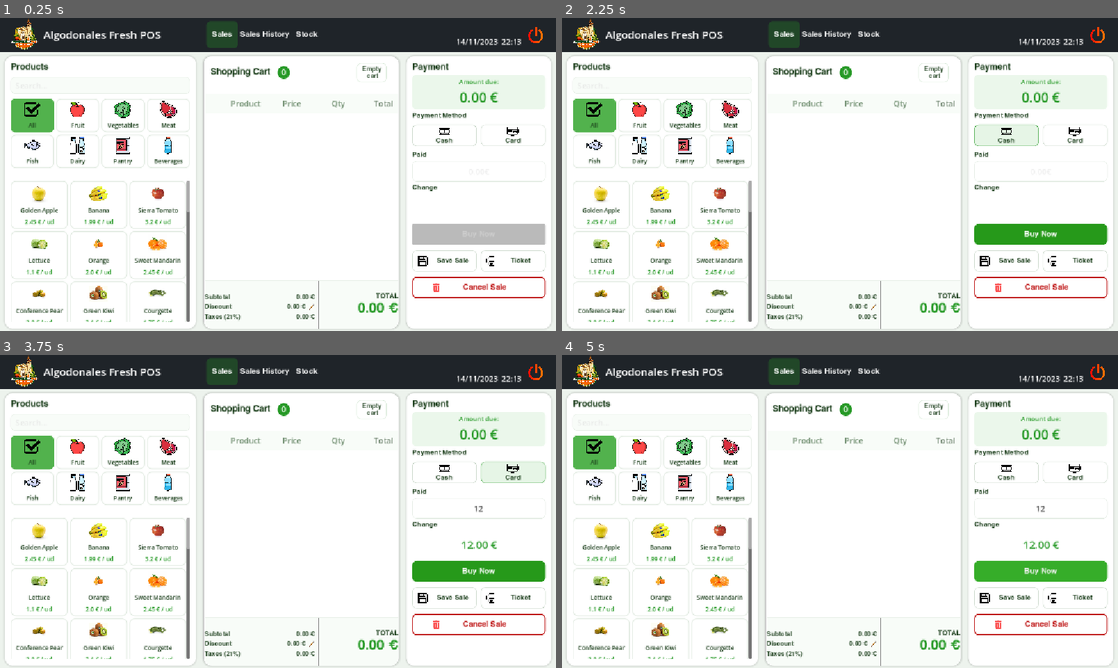
Above: before the commit, frames 1-4 (two rows, left to right).
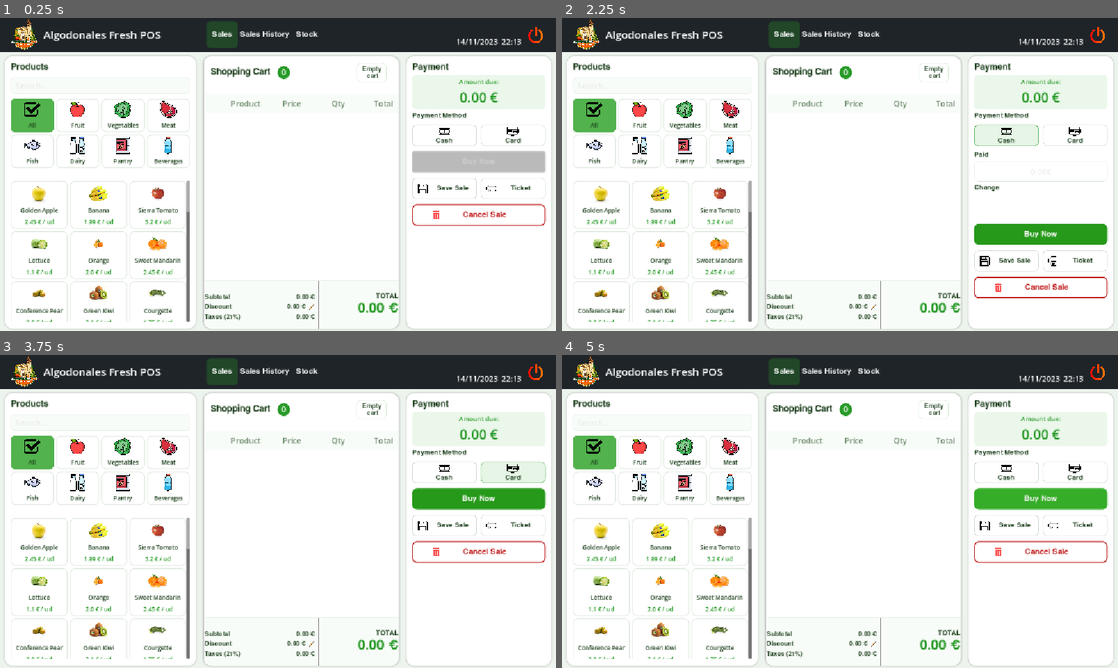
Above: after the commit, the same moments.

Repository: fersaezl/Algodonales-Fresh-POS
Game: Godot game, scene res://Scenes/MainPos.tscn
Same seed, same stepped clock (60 frames per second), same inputs: the game is played once before the commit and once after it. The project has no main scene, so this scene is started directly.
Inputs (mouse positions are in pixels of both pictures, inside the frame that each line leads up to):
- Up to frame 1 (0.25 s): no input
- Up to frame 2 (2.25 s): click (662, 86) at 0.52 s; type "12" at 0.6 s; click "Sales" at 1.25 s; click (1006, 136) at 2 s
- Up to frame 3 (3.75 s): click (478, 508) at 2.77 s; type "12" at 2.85 s; click (511, 473) at 3.5 s
- Up to frame 4 (5 s): click "Buy Now" at 4.25 s

The runs differ from the first frame. In frame 1, 4.6% of the frame differs, in the area x 74-99%, y 42-90%; in frame 2, nothing differs; in frame 3, 4.7%; in frame 4, 4.6%.

Commit message:
Hide payment and currency labels in the payment panel. Add logic to show or hide elements depending on the selected payment method.

Diff:
--- a/Scenes/MainPos.tscn
+++ b/Scenes/MainPos.tscn
@@ -578,6 +578,7 @@
 horizontal_alignment = 1
 
 [node name="Paid" type="Label" parent="MarginContainer/MainLayout/MarginContainer/Content/PaymentPanel/MarginContainer/VBoxContainer" unique_id=945572127]
+visible = false
 layout_mode = 2
 theme_override_colors/font_color = Color(0.101960786, 0.23921569, 0.101960786, 1)
 theme_override_fonts/font = ExtResource("2_74tx3")
@@ -585,6 +586,7 @@
 text = "Paid"
 
 [node name="PaidInput" type="LineEdit" parent="MarginContainer/MainLayout/MarginContainer/Content/PaymentPanel/MarginContainer/VBoxContainer" unique_id=1992678989]
+visible = false
 layout_mode = 2
 theme_override_colors/font_color = Color(0.2907203, 0.2907209, 0.29072046, 1)
 theme_override_styles/normal = SubResource("StyleBoxFlat_j8myx")
@@ -592,6 +594,7 @@
 alignment = 1
 
 [node name="Change" type="Label" parent="MarginContainer/MainLayout/MarginContainer/Content/PaymentPanel/MarginContainer/VBoxContainer" unique_id=1825171875]
+visible = false
 layout_mode = 2
 theme_override_colors/font_color = Color(0.101960786, 0.23921569, 0.101960786, 1)
 theme_override_fonts/font = ExtResource("2_74tx3")
@@ -599,6 +602,7 @@
 text = "Change"
 
 [node name="ChangeAmount" type="Label" parent="MarginContainer/MainLayout/MarginContainer/Content/PaymentPanel/MarginContainer/VBoxContainer" unique_id=450810303]
+visible = false
 custom_minimum_size = Vector2(0, 45)
 layout_mode = 2
 theme_override_colors/font_color = Color(0.14901961, 0.6, 0.14901961, 1)
--- a/Scripts/mainpos.gd
+++ b/Scripts/mainpos.gd
@@ -22,6 +22,9 @@
 @onready var btn_buy_now = $MarginContainer/MainLayout/MarginContainer/Content/PaymentPanel/MarginContainer/VBoxContainer/Buy
 @onready var btn_save_sale = $MarginContainer/MainLayout/MarginContainer/Content/PaymentPanel/MarginContainer/VBoxContainer/HBoxContainer/BtnSaveSale
 @onready var cartItemList = $MarginContainer/MainLayout/MarginContainer/Content/CartPanel/Cart/CenterContainer/MainCard/VBoxContainer/ScrollArea/ItemsList
+@onready var paid_label = $MarginContainer/MainLayout/MarginContainer/Content/PaymentPanel/MarginContainer/VBoxContainer/Paid
+@onready var change_label = $MarginContainer/MainLayout/MarginContainer/Content/PaymentPanel/MarginContainer/VBoxContainer/Change
+
 var first_btn
 var paymentSelect=""
 
@@ -128,14 +131,25 @@
 	var paid = float(paid_input.text) if paid_input.text != "" else 0.0
 	var change = paid - current_total
 	change_amount.text = "%.2f €" % max(change, 0.0)
+	disableButtons()
 
 func _on_cart_total_changed(amount: float) -> void:
 	current_total = amount
 	payment_total.text = "%.2f €" % amount
 	_update_change()
+
 func disableButtons():
-	var disable=(paymentSelect=="")
-	btn_buy_now.disabled=disable
+	if paymentSelect == "":
+		btn_buy_now.disabled=true
+	elif paymentSelect == "Cash":
+		var paid: float
+		if paid_input.text != "":
+			paid = float(paid_input.text)
+		else:
+			paid = 0.0
+		btn_buy_now.disabled = paid < current_total
+	else:
+		btn_buy_now.disabled = false
 
 func _on_sales_pressed() -> void:
 	_set_active_tab(btn_sales)
@@ -161,6 +175,8 @@
 	cartTSCN.add_product(null, {})
 	for child in cartItemList.get_children():
 		child.queue_free()
+	paid_input.text = ""
+	change_amount.text = "0.00 €"
 
 func _on_btn_save_sale_pressed() -> void:
 	ProductManager.save_sale("SAVE")
@@ -169,11 +185,19 @@
 func _on_btn_cash_pressed() -> void:
 	paymentSelect="Cash"
 	disableButtons()
+	paid_label.visible = true
+	paid_input.visible = true
+	change_label.visible = true
+	change_amount.visible = true
 
 
 func _on_btn_card_pressed() -> void:
 	paymentSelect="Card"
 	disableButtons()
+	paid_label.visible = false
+	paid_input.visible = false
+	change_label.visible = false
+	change_amount.visible = false
 
 func _on_ticket_pressed() -> void:
 	var popup = TICKET_SCENE.instantiate()
